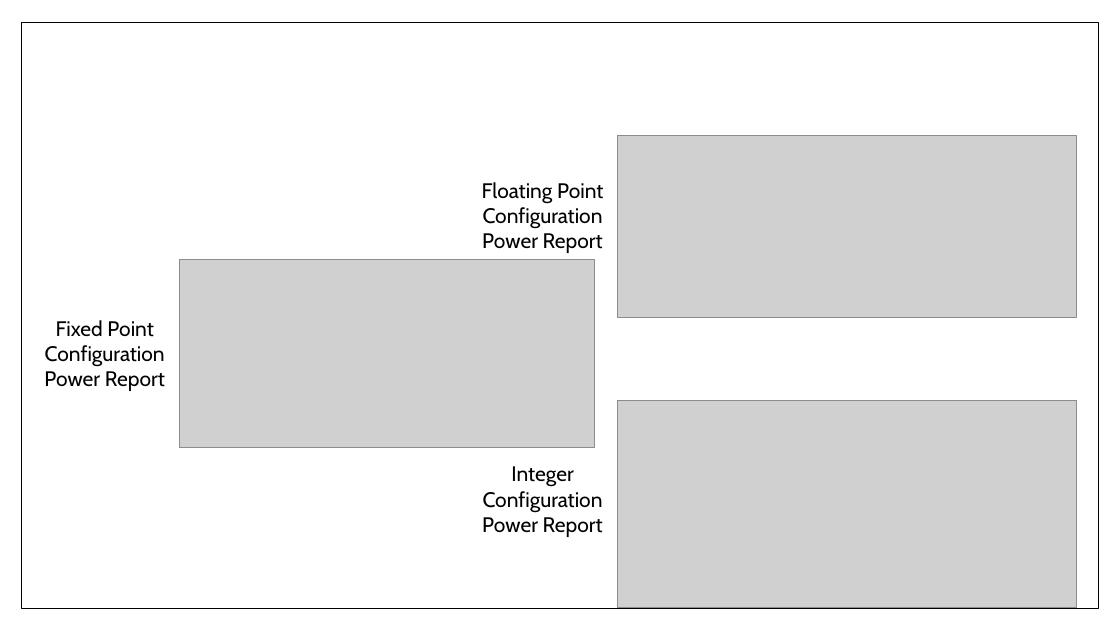
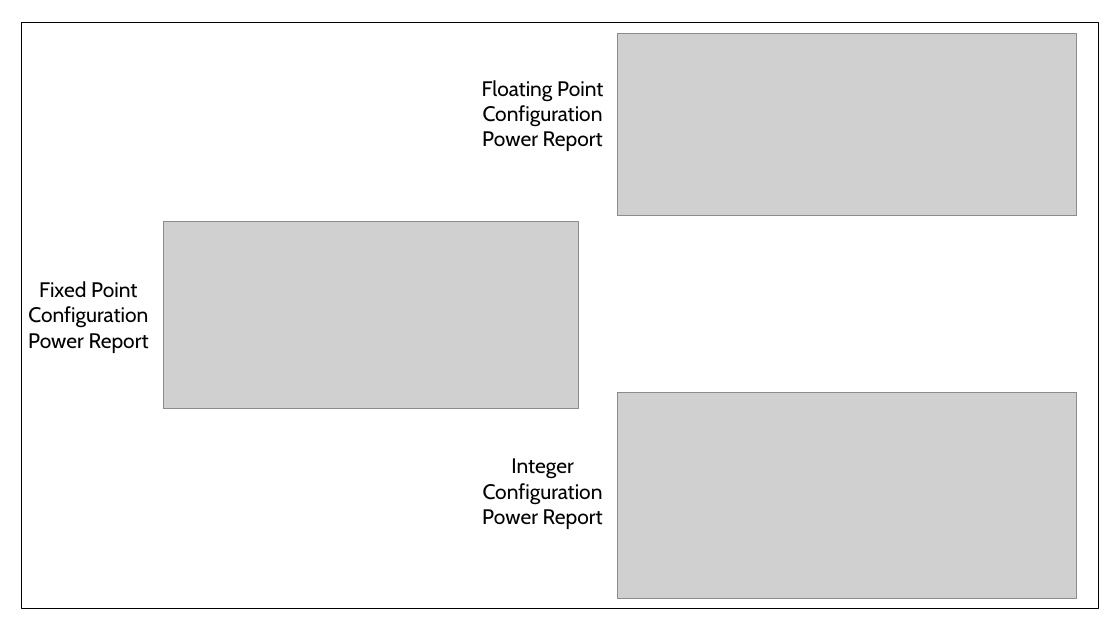
Before and after one commit to monkeyboyfr3sh/ReconHardware, a slide deck: slide 40 of Documents/Presentations/Presentation1.pptx. Drawn at 1120x630 pixels with LibreOffice and Linux fonts; fonts in the diff are those of the drawing; grey boxes stand for pictures. Boxes give left, top, right and bottom in pixels: in the first picture for what was removed or moved away, otherwise in the second. Text is boxed around its words. In the diff, an @@ line names an element or a change of style, - is before the commit and + after.

```diff
--- a/Documents/Presentations/Presentation1.pptx
+++ b/Documents/Presentations/Presentation1.pptx
@@ picture: place and size @@
-picture at [618, 135, 1077, 318]
+picture at [618, 34, 1077, 216]
@@ text "Floating Point": place and size @@
-text "Floating Point" at [482, 182, 603, 253]
+text "Floating Point" at [482, 80, 603, 151]
@@ picture: place and size @@
-picture at [179, 260, 594, 447]
+picture at [163, 221, 578, 408]
@@ text "Fixed Point": place and size @@
-text "Fixed Point" at [44, 320, 165, 391]
+text "Fixed Point" at [28, 281, 149, 353]
@@ picture: place and size @@
-picture at [618, 401, 1077, 607]
+picture at [618, 392, 1077, 599]
@@ text "Integer": place and size @@
-text "Integer" at [482, 466, 603, 537]
+text "Integer" at [482, 458, 603, 529]
```
Also in this commit, not shown: 27 other slides changed.
